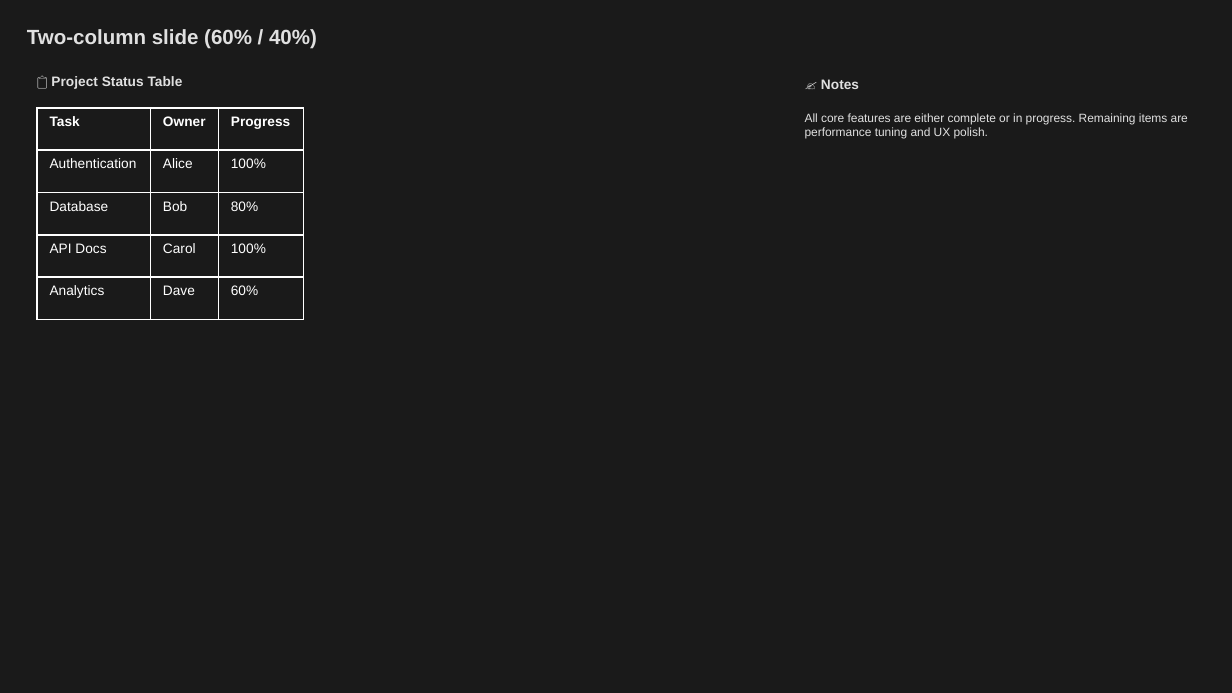
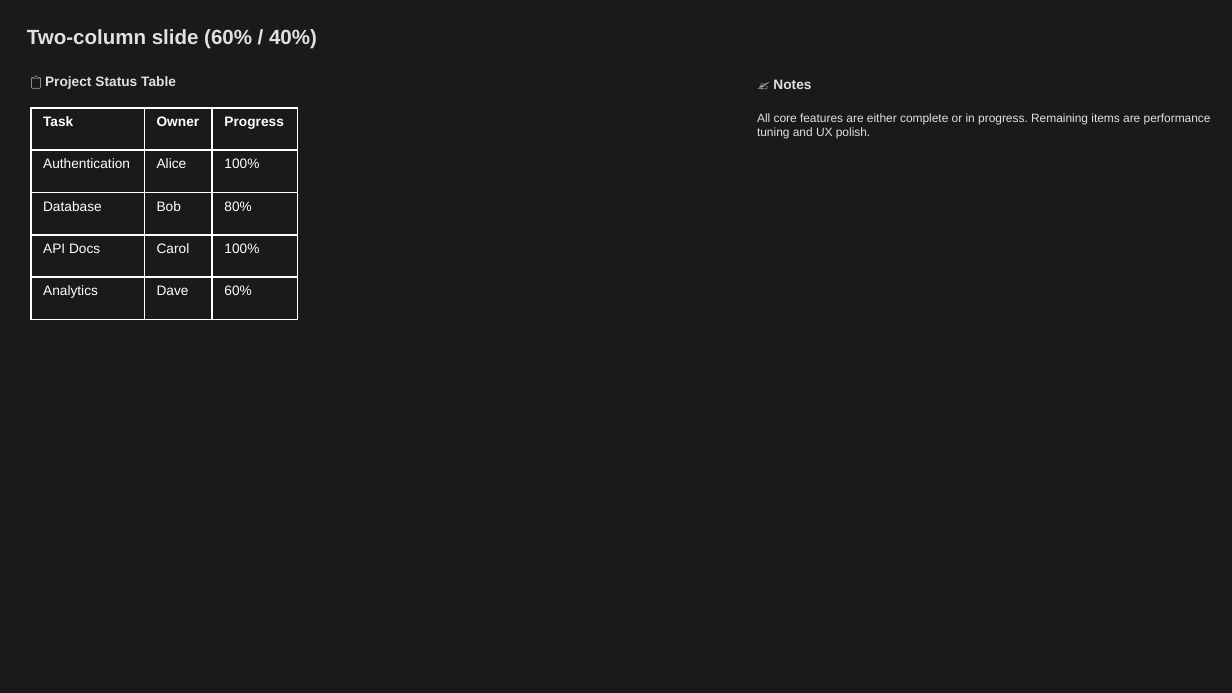
Before and after one commit to louisazhou/slidegenerator, a slide deck: slide 19 of output/comprehensive_demo_dark.pptx. Drawn at 1232x693 pixels with LibreOffice and Linux fonts; fonts in the diff are those of the drawing. Boxes give left, top, right and bottom in pixels: in the first picture for what was removed or moved away, otherwise in the second. Text is boxed around its words. In the diff, an @@ line names an element or a change of style, - is before the commit and + after.

```diff
--- a/output/comprehensive_demo_dark.pptx
+++ b/output/comprehensive_demo_dark.pptx
@@ text "📋 Project Status Table": place and size @@
-text "📋 Project Status Table" at (51, 76, 183, 89)
+text "📋 Project Status Table" at (45, 76, 176, 89)
@@ text "✍️ Notes": place and size @@
-text "✍️ Notes" at (821, 79, 859, 89)
+text "✍️ Notes" at (773, 79, 811, 89)
@@ table: place and size @@
-table at (37, 108, 303, 320)
+table at (31, 108, 297, 320)
@@ text "All core features are either ..." rewrapped from (805, 113, 1188, 139) to (757, 113, 1211, 139) @@
```
Also in this commit, not shown: 5 other slides changed, 18 other files.
